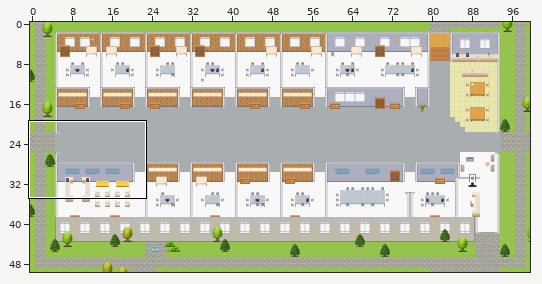
Level history. Tiled map (JSON): maps/Cyber-Security-Architecture-Innovation-Platform.tmj. The first picture is a wide view before the edit; the outline marks the close-up.
Close-up. Before the commit:
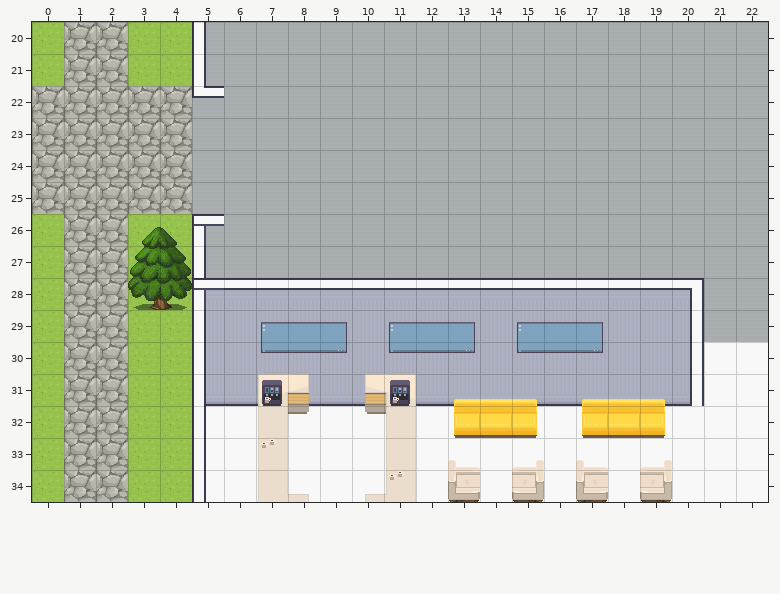
Cells are 32x32 px. Shown: x 0..22, y 20..34. The commit also changed other parts of the map, which this record leaves out.
The result:
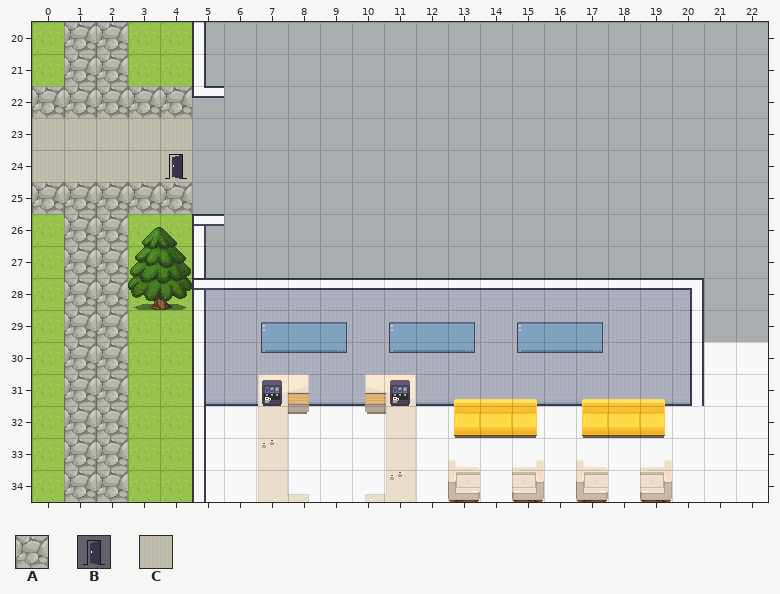
Key: from "Exterior": A 638; from "User_Zones": B 65; from "room2": C 328.
_ is an empty cell.
Diff:
Layer "outside":
y 23..24: x 0..4 AAAAA -> CCCCC
Layer "zones":
y 24: x 4 _ -> B
